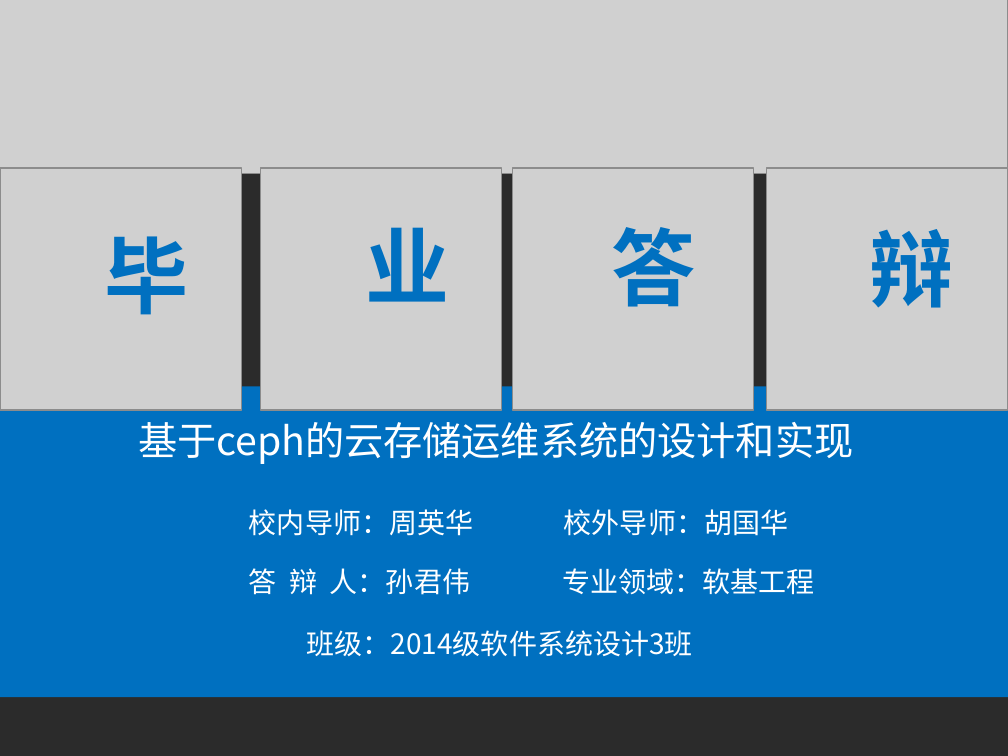
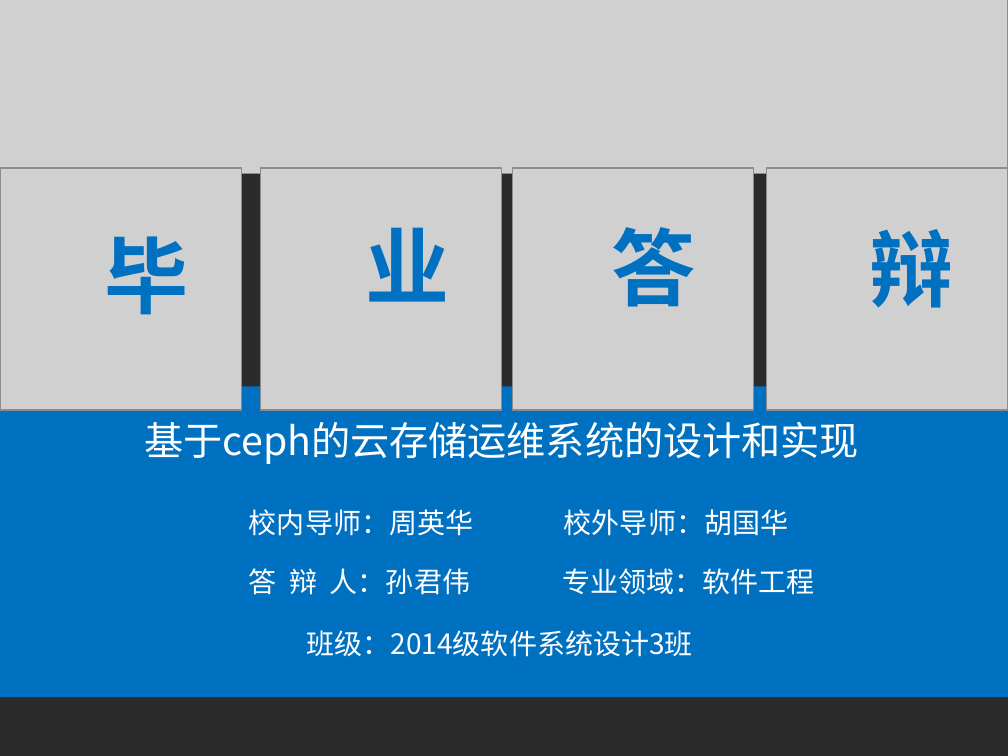
Before and after one commit to liaoliaoanxiao/mediumRepy, a slide deck: slide 1 of 论文/SA14226355孙君伟答辩.ppt. Drawn at 1008x756 pixels with LibreOffice and Linux fonts; fonts in the diff are those of the drawing; grey boxes stand for pictures; background and template pictures are left out; a plain dark background stands for a picture behind light text. Boxes give left, top, right and bottom in pixels: in the first picture for what was removed or moved away, otherwise in the second. Text is boxed around its words. In the diff, an @@ line names an element or a change of style, - is before the commit and + after.

Commit message:
add ppt

```diff
--- a/论文/SA14226355孙君伟答辩.ppt
+++ b/论文/SA14226355孙君伟答辩.ppt
@@ text "基于ceph的云存储运维系统的设计和实现": place and size @@
-text "基于ceph的云存储运维系统的设计和实现" at <box>138,422,853,464</box>
+text "基于ceph的云存储运维系统的设计和实现" at <box>144,422,859,464</box>
@@ text at <box>563,568,815,595</box>: text changed @@
-专业领域：软基工程
+专业领域：软件工程
```
Also in this commit, not shown: 8 slides added, 3 slides removed.
